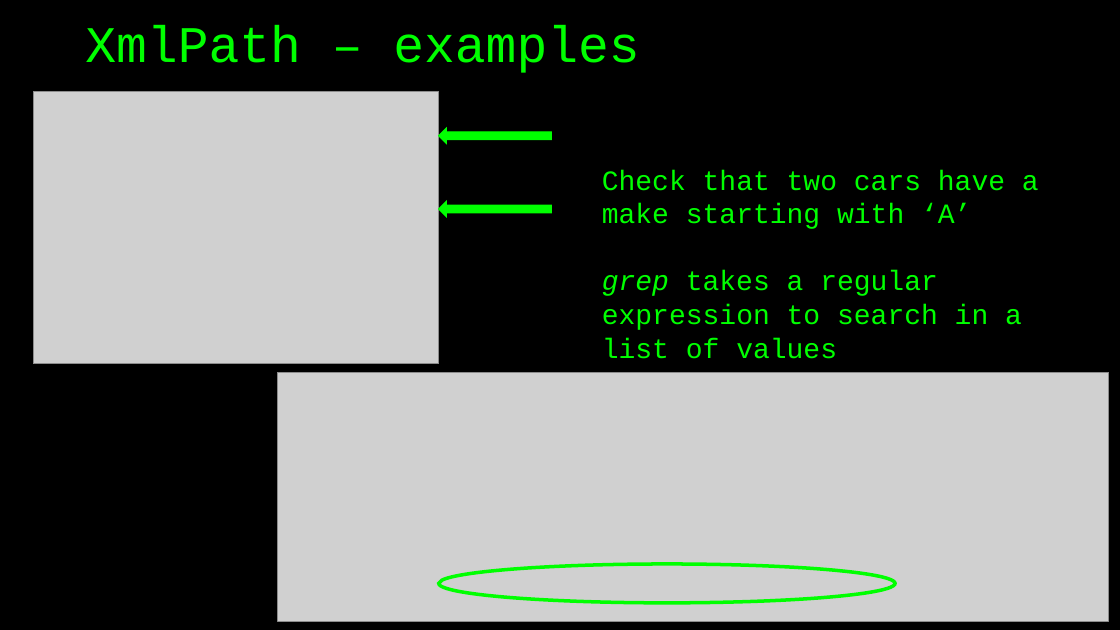
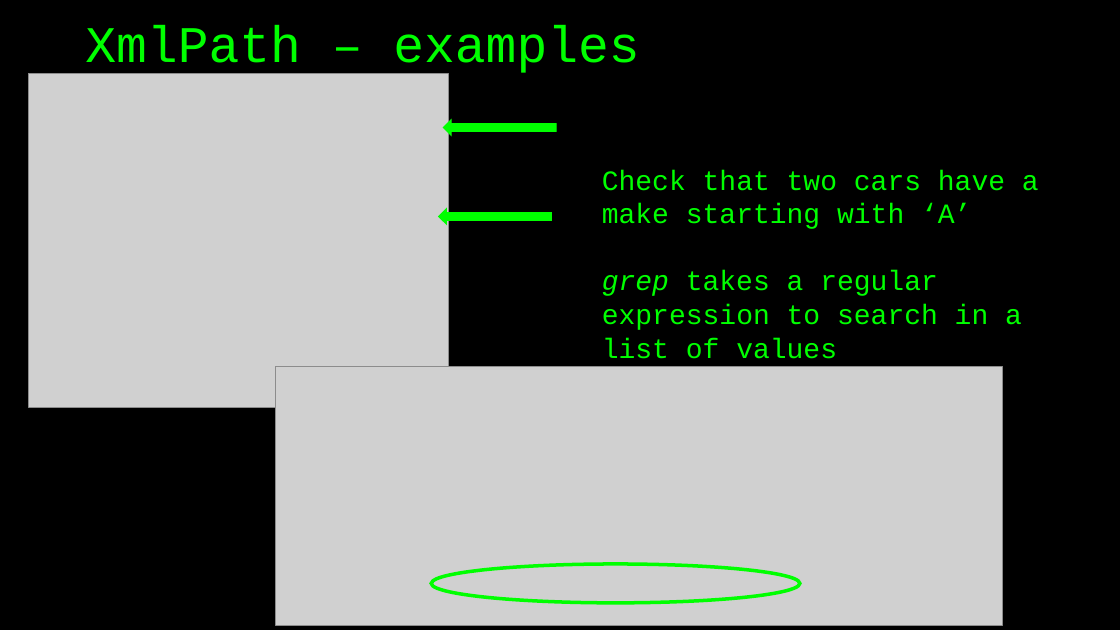
Before and after one commit to basdijkstra/rest-assured-workshop, a slide deck: slide 62 of RestAssuredWorkshop.odp. Drawn at 1120x630 pixels with LibreOffice and Linux fonts; fonts in the diff are those of the drawing; grey boxes stand for pictures. Boxes give left, top, right and bottom in pixels: in the first picture for what was removed or moved away, otherwise in the second. Text is boxed around its words. In the diff, an @@ line names an element or a change of style, - is before the commit and + after.

```diff
--- a/RestAssuredWorkshop.odp
+++ b/RestAssuredWorkshop.odp
@@ picture: place and size @@
-picture at [33, 92, 439, 364]
+picture at [28, 74, 448, 408]
@@ freeform shape: place and size @@
-freeform shape at [439, 129, 551, 144]
+freeform shape at [444, 120, 556, 135]
@@ freeform shape: place and size @@
-freeform shape at [439, 202, 551, 217]
+freeform shape at [439, 209, 551, 224]
@@ picture: place and size @@
-picture at [277, 372, 1109, 621]
+picture at [276, 366, 1002, 625]
@@ freeform shape: place and size @@
-freeform shape at [439, 564, 895, 602]
+freeform shape at [431, 564, 800, 602]
```
Also in this commit, not shown: 6 other slides changed, 12 other files.
